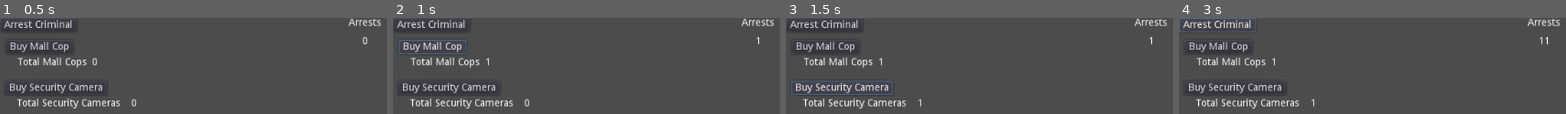
Above: before the commit, frames 1-4 (left to right).
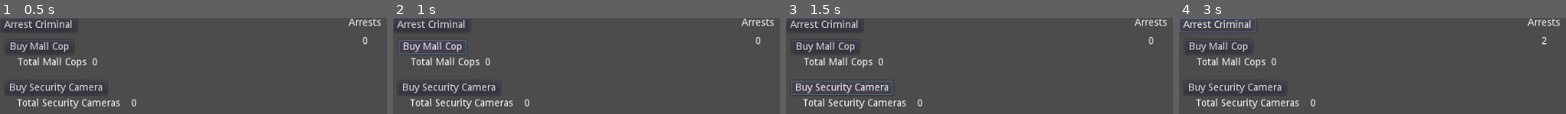
Above: after the commit, the same moments.

Repository: CloneDeath/CopUp
Game: Godot game, scene res://Main.tscn
Two runs of this game, one before a commit and one after it. Both use one fixed random seed, a clock stepped at 60 frames per second and the inputs below.
Inputs:
- Up to frame 1 (0.5 s): no input
- Up to frame 2 (1 s): click "Buy Mall Cop" at 0.5 s
- Up to frame 3 (1.5 s): click "Buy Security Camera" at 1.25 s
- Up to frame 4 (3 s): click "Arrest Criminal" at 2 s; click "Arrest Criminal" at 2.75 s

Frame 1 is identical in both runs. In frame 2, 0.2% of the frame differs, in the area x 23-96%, y 19-50%; in frame 3, 0.2%; in frame 4, 0.3%, in the area x 23-96%, y 19-93%.

Commit message:
Hooked the money into the mall cop to make it cost arrests.

Diff:
--- a/Main.gd
+++ b/Main.gd
@@ -8,6 +8,8 @@
 
 func hook_up_child_arrest_signal(child):
 	child.connect("arrest", self, "increment_score");
+	if ("money_provider" in child):
+		child.money_provider = self;
 
 func _process(delta):
 	$GUI/ArrestCount.text = str(score);
--- a/Main.tscn
+++ b/Main.tscn
@@ -81,6 +81,7 @@
 margin_top = 89.0
 margin_right = 47.0
 margin_bottom = 129.0
+arrest_cost = 25
 arrests_per_second = 3
 
 [node name="BuyCop" parent="SecurityCamera" index="0"]
--- a/MallCop.gd
+++ b/MallCop.gd
@@ -4,6 +4,7 @@
 export var arrest_cost = 5;
 export var arrests_per_second = 1;
 signal arrest(count);
+var money_provider;
 
 func _ready():
 	$ArrestPeriod.connect("timeout", self, "make_arrest");
@@ -16,4 +17,6 @@
 	emit_signal("arrest", cops * arrests_per_second);
 
 func add_cop():
-	cops += 1;
+	if money_provider != null && money_provider.score >= arrest_cost:
+		money_provider.score -= arrest_cost;
+		cops += 1;
